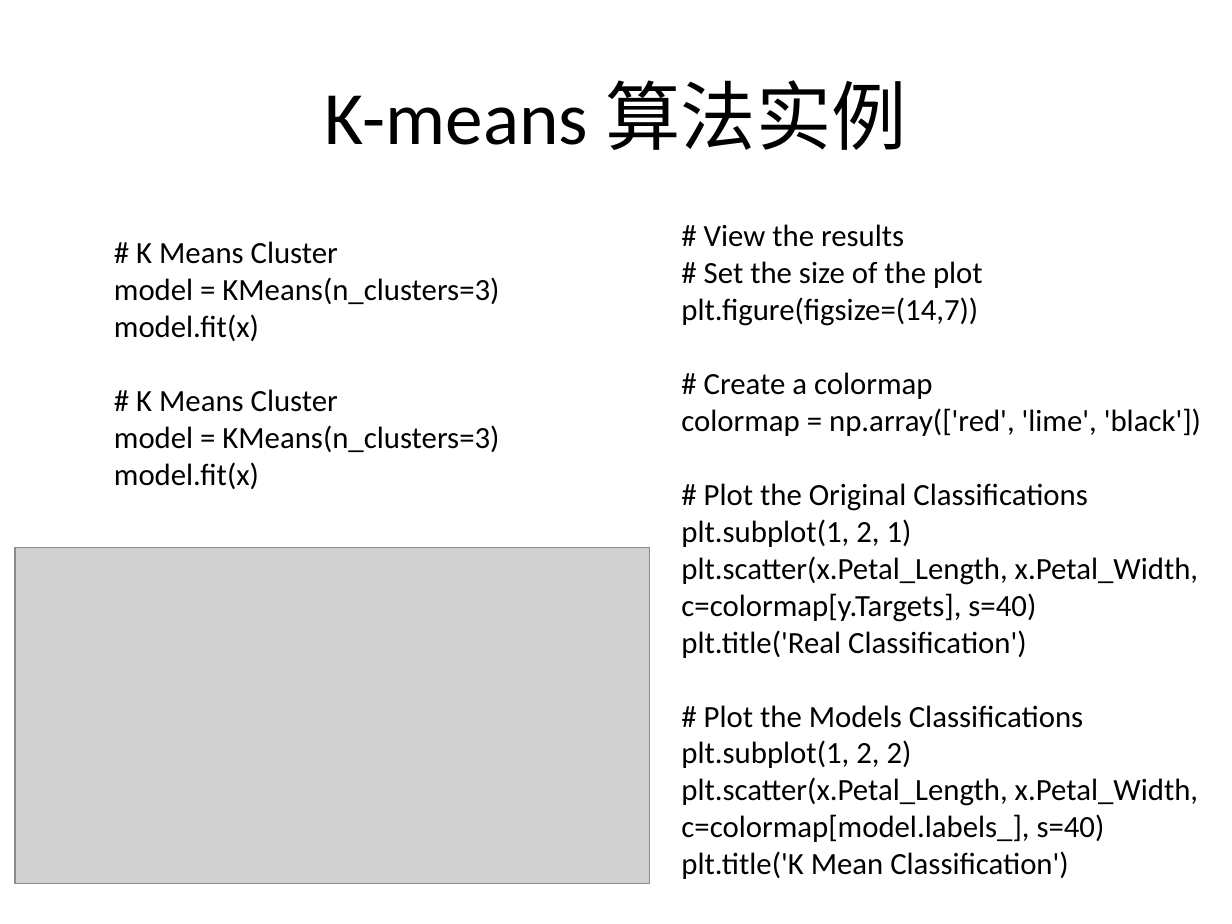
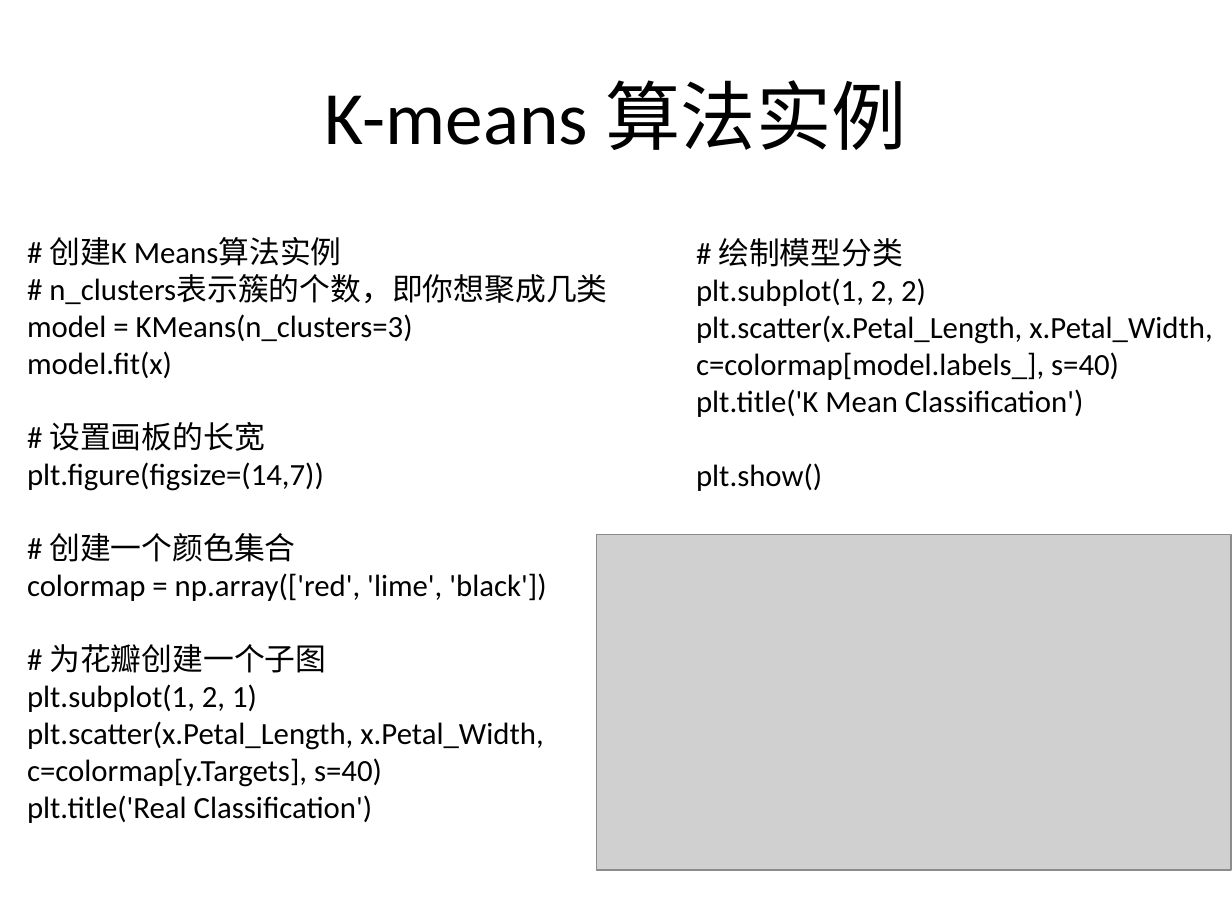
Before and after one commit to BattalionCommander/Python, a slide deck: slide 21 of cls_23聚类算法.ppt (slide 22 before the commit). Drawn at 1232x924 pixels with LibreOffice and Linux fonts; fonts in the diff are those of the drawing; grey boxes stand for pictures; background and template pictures are left out. Boxes give left, top, right and bottom in pixels: in the first picture for what was removed or moved away, otherwise in the second. Text is boxed around its words. In the diff, an @@ line names an element or a change of style, - is before the commit and + after.

```diff
--- a/cls_23聚类算法.ppt
+++ b/cls_23聚类算法.ppt
@@ text "# 绘制模型分类": place and size @@
-text "# 绘制模型分类" at bbox=[681, 224, 1201, 879]
+text "# 绘制模型分类" at bbox=[696, 238, 1212, 491]
@@ text "# 创建K Means算法实例": place and size @@
-text "# 创建K Means算法实例" at bbox=[114, 241, 499, 489]
+text "# 创建K Means算法实例" at bbox=[27, 237, 607, 823]
@@ text at bbox=[49, 237, 607, 304]: text changed @@
-# K Means Cluster
+# 创建K Means算法实例
+# n_clusters表示簇的个数，即你想聚成几类
@@ text at bbox=[718, 238, 903, 267]: text changed @@
-# View the results
-# Set the size of the plot
-plt.figure(figsize=(14,7))
-# Create a colormap
-colormap = np.array(['red', 'lime', 'black'])
-# Plot the Original Classifications
-plt.subplot(1, 2, 1)
-plt.scatter(x.Petal_Length, x.Petal_Width, c=colormap[y.Targets], s=40)
-plt.title('Real Classification')
-# Plot the Models Classifications
+# 绘制模型分类
@@ text at bbox=[27, 422, 546, 823]: text changed @@
-# K Means Cluster
-model = KMeans(n_clusters=3)
-model.fit(x)
+# 设置画板的长宽
+plt.figure(figsize=(14,7))
+# 创建一个颜色集合
+colormap = np.array(['red', 'lime', 'black'])
+# 为花瓣创建一个子图
+plt.subplot(1, 2, 1)
+plt.scatter(x.Petal_Length, x.Petal_Width, c=colormap[y.Targets], s=40)
+plt.title('Real Classification')
@@ text at bbox=[696, 463, 822, 491]: paragraph added @@
+plt.show()
@@ picture: place and size @@
-picture at bbox=[15, 547, 649, 883]
+picture at bbox=[596, 535, 1231, 871]
```
Also in this commit, not shown: 8 other slides changed, 1 slide removed, 2 other files.
